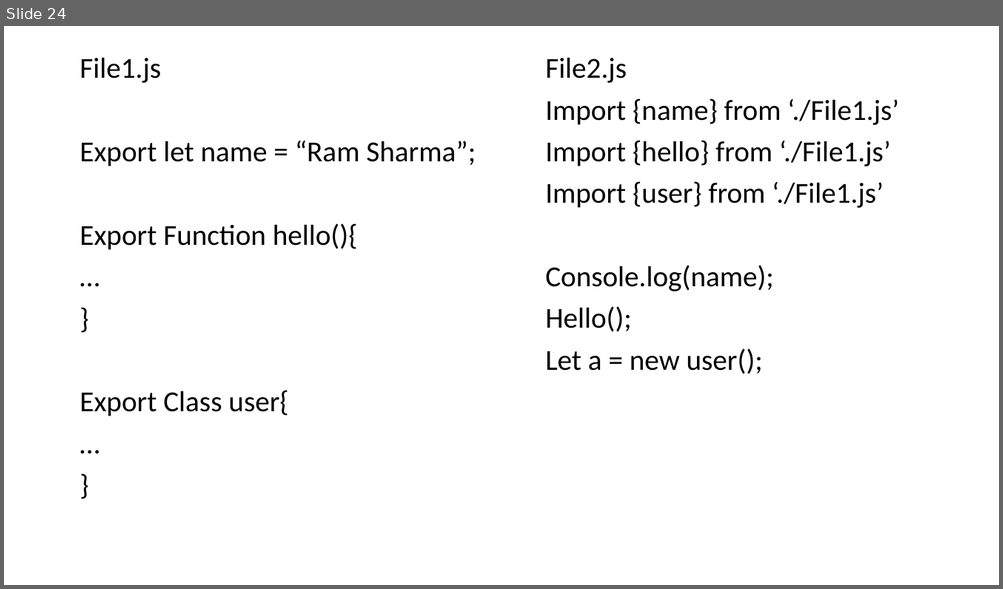
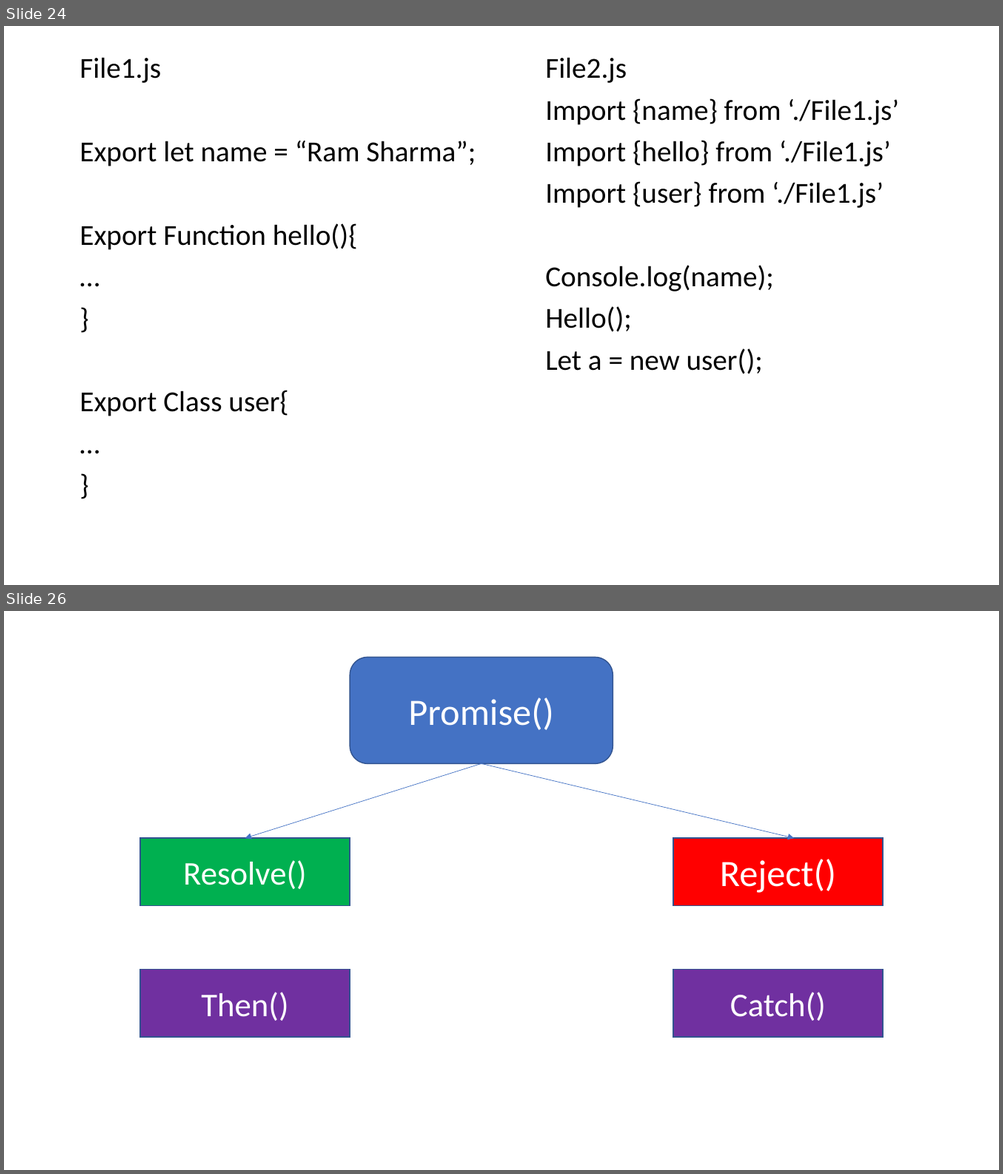
Before and after one commit to PiyushChaturvedii/Batch04, a slide deck: AdvanceJavaScript.pptx. Shown one above the other, each under a label of ours: slide 24 before the commit, slides 24 and 26 after it; the slides between them are not shown. The pictures are 1003x589 and 1003x1174 pixels, drawn with LibreOffice and Linux fonts; fonts in the diff are those of the drawing. Boxes give left, top, right and bottom in pixels: in the first picture for what was removed or moved away, otherwise in the second. Text is boxed around its words. In the diff, an @@ line names an element or a change of style, - is before the commit and + after.

```diff
--- a/AdvanceJavaScript.pptx
+++ b/AdvanceJavaScript.pptx
@@ slide 26 added at (4, 611, 999, 1170), background #FFFFFF @@
@@ rounded rectangle added at (350, 658, 612, 764), fill #4472C4, outline #325491 1 pt, 36 pt, text #FFFFFF @@
+Promise()
@@ arrow added from (481, 764) to (245, 839), #4472C4 0.5 pt @@
@@ arrow added from (481, 764) to (794, 839), #4472C4 0.5 pt @@
@@ rectangle added at (141, 839, 350, 906), fill #00B050, outline #325491 1 pt, 32 pt, text #FFFFFF @@
+Resolve()
@@ rectangle added at (673, 839, 883, 906), fill #FF0000, outline #325491 1 pt, 36 pt, text #FFFFFF @@
+Reject()
@@ rectangle added at (141, 970, 350, 1037), fill #7030A0, outline #325491 1 pt, 32 pt, text #FFFFFF @@
+Then()
@@ rectangle added at (673, 970, 883, 1037), fill #7030A0, outline #325491 1 pt, 32 pt, text #FFFFFF @@
+Catch()
```
Also in this commit, not shown: 9 other slides added, 8 other files.
